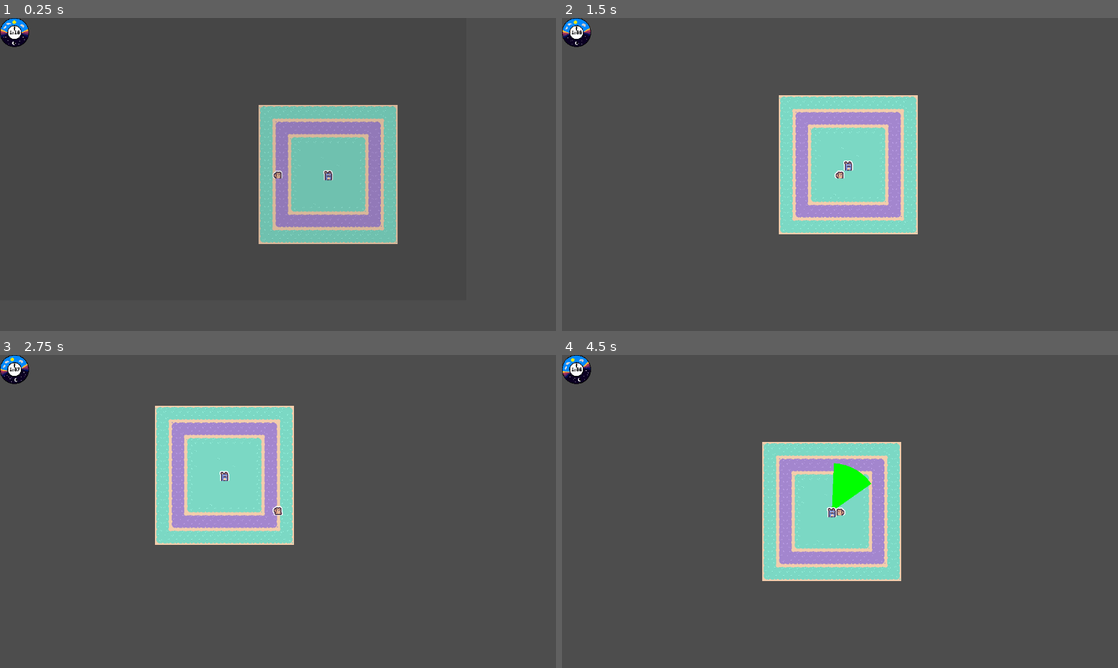
Above: before the commit, frames 1-4 (two rows, left to right).
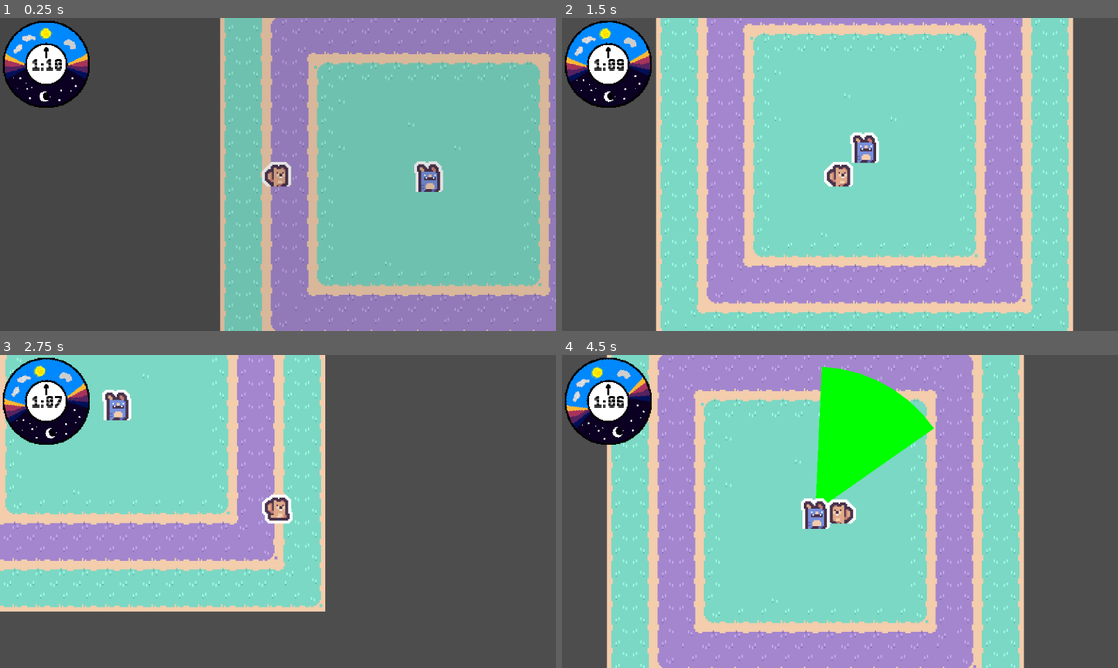
Above: after the commit, the same moments.

Repository: Sosenteam/groundhog-stealth
Game: Godot game, scene res://world.tscn
The game is run twice, just before and just after one commit, with the same random seed, the same clock (stepped at 60 frames per second) and the same inputs.
Inputs:
- Up to frame 1 (0.25 s): no input
- Up to frame 2 (1.5 s): tap Enter at 0.5 s; hold D (move_right) 0.53-1.28 s; hold Space (move_dash) 0.53-1.28 s; hold S (move_down) from 1.28 s (still down); tap Space (move_dash) at 1.35 s
- Up to frame 3 (2.75 s): release S (move_down) at 2.03 s; hold D (move_right) from 2.03 s (still down); hold Space (move_dash) from 2.03 s (still down)
- Up to frame 4 (4.5 s): release D (move_right) at 2.78 s; release Space (move_dash) at 2.78 s; hold W (move_up) 2.78-3.53 s; tap Space (move_dash) at 2.85, 4.35 s; hold Space (move_dash) 3.53-4.28 s; hold A (move_left) from 3.53 s (still down)

The runs differ from the first frame. In frame 1, 59% of the frame differs, in the area x 0-100%, y 0-100%; in frame 2, 73%, in the area x 0-92%, y 0-100%; in frame 3, 44%; in frame 4, 72%.

Commit message:
added camera zoom, changed clock size a little

Diff:
--- a/clock.gd
+++ b/clock.gd
@@ -1,7 +1,7 @@
 extends Node2D
 
-@onready var time_label = $CanvasLayer/TimeLabel
-@onready var innerclock = $CanvasLayer/Outerclock/Innerclock
+@onready var time_label = $CanvasLayer/ClockContainer/TimeLabel
+@onready var innerclock = $CanvasLayer/ClockContainer/Outerclock/Innerclock
 @onready var night_effect_panel = $CanvasLayer/NightEffect
 var time_left = 60.0
 var counting_down = false
--- a/clock.tscn
+++ b/clock.tscn
@@ -19,32 +19,41 @@
 [node name="NightEffect" type="Panel" parent="CanvasLayer" unique_id=1301420679]
 offset_left = -37.0
 offset_top = -40.0
-offset_right = 1610.0
-offset_bottom = 973.3333
+offset_right = 1951.6666
+offset_bottom = 1108.3333
 theme_override_styles/panel = SubResource("StyleBoxFlat_c2meu")
 
-[node name="Backgroundclock" type="TextureRect" parent="CanvasLayer" unique_id=1647490010]
-offset_right = 40.0
-offset_bottom = 40.0
+[node name="ClockContainer" type="Control" parent="CanvasLayer" unique_id=1308359209]
+layout_mode = 3
+anchors_preset = 0
+offset_left = 10.0
+offset_top = 10.0
+offset_right = 110.0
+offset_bottom = 110.0
+scale = Vector2(3, 3)
+
+[node name="Backgroundclock" type="TextureRect" parent="CanvasLayer/ClockContainer" unique_id=1647490010]
+layout_mode = 0
+offset_right = 100.0
+offset_bottom = 100.0
 texture = ExtResource("1_4n1wf")
-metadata/_edit_use_anchors_ = true
 
-[node name="Outerclock" type="TextureRect" parent="CanvasLayer" unique_id=1191897666]
+[node name="Outerclock" type="TextureRect" parent="CanvasLayer/ClockContainer" unique_id=1191897666]
+layout_mode = 0
 offset_right = 100.0
 offset_bottom = 100.0
 texture = ExtResource("2_cqx04")
-metadata/_edit_use_anchors_ = true
 
-[node name="Innerclock" type="TextureRect" parent="CanvasLayer/Outerclock" unique_id=614798239]
+[node name="Innerclock" type="TextureRect" parent="CanvasLayer/ClockContainer/Outerclock" unique_id=614798239]
 layout_mode = 0
 offset_right = 40.0
 offset_bottom = 40.0
 rotation = 6.2831855
 pivot_offset = Vector2(50, 50)
 texture = ExtResource("3_c2meu")
-metadata/_edit_use_anchors_ = true
 
-[node name="TimeLabel" type="Label" parent="CanvasLayer" unique_id=1941909568]
+[node name="TimeLabel" type="Label" parent="CanvasLayer/ClockContainer" unique_id=1941909568]
+layout_mode = 0
 offset_left = 31.666666
 offset_top = 38.333332
 offset_right = 73.666664
--- a/player.tscn
+++ b/player.tscn
@@ -68,3 +68,4 @@
 one_shot = true
 
 [node name="Camera2D" type="Camera2D" parent="." unique_id=188491945]
+zoom = Vector2(3, 3)
